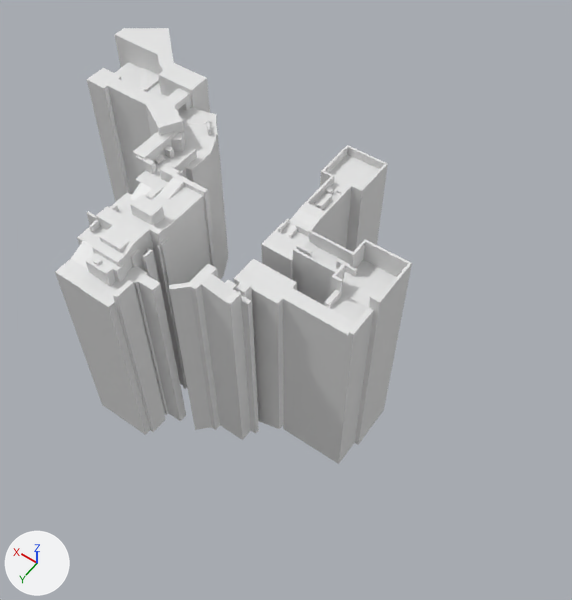
Before and after pictures for a commit that changed the Blender file levels/level1/level1.blend.
Before and after are seen from a camera (50 mm lens) standing at (-119.0, 216.0, 229.0) and looking at (-3.0, 53.0, -26.0). Arrows for +X, +Y and +Z are at lower left; the lights stay in place.

Objects in the first picture: 'CSGCombiner3D2.001-col.002', 'CSGCombiner3D2.003-col', 'CSGCombiner3D2.003-col.004', 'CSGCombiner3D2.007-col', 'CSGCombiner3D2.008-col', 'CSGCombiner3D2.009-col.005', 'CSGCombiner3D2.009-col.006', 'CSGCombiner3D2.009-col.007', 'CSGCombiner3D2.009-col.009', 'CSGCombiner3D2.012-col', 'CSGCombiner3D2.012-col.007', 'CSGCombiner3D2.012-col.009'.
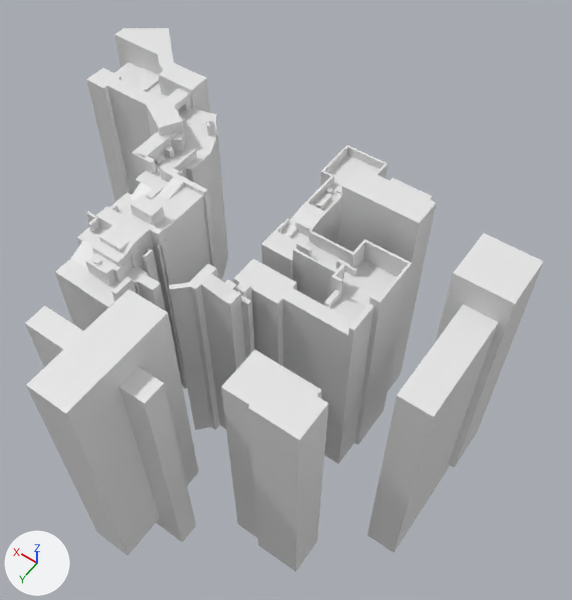
Boxes [x1, y1, x2, y2] around the edits, measured in the pictures (572 x 600 px):
```json
{"object": "Cube.006", "change": "added", "after": [26, 289, 199, 556]}
{"object": "Cube.002", "change": "added", "after": [367, 304, 498, 553]}
{"object": "Cube.004", "change": "added", "after": [248, 373, 329, 572]}
{"object": "Cube.003", "change": "added", "after": [435, 233, 544, 468]}
{"object": "Cube.007", "change": "added", "after": [25, 306, 196, 542]}
{"object": "Cube.001", "change": "added", "after": [338, 167, 436, 392]}
{"object": "Cube.005", "change": "added", "after": [221, 350, 322, 538]}
{"object": "Cube", "change": "added", "after": [390, 178, 432, 200]}
{"object": "CSGCombiner3D2.009-col.009", "change": "unchanged, covered by the edit", "before": [96, 257, 186, 434], "after": [96, 257, 166, 311]}
{"object": "CSGCombiner3D2.001-col.002", "change": "unchanged, covered by the edit", "before": [305, 145, 388, 252], "after": [305, 145, 388, 244]}
{"object": "CSGCombiner3D2.009-col.010", "change": "unchanged, covered by the edit", "before": [113, 280, 165, 432], "after": [112, 277, 135, 301]}
```

Edits to the scene script, one JSON object a line:
```json
{"op": "add", "block": "me_cube_007", "code": ["me_cube_007 = bpy.data.meshes.new('Cube.007')", "me_cube_007.from_pydata(...)  # a box spanning x -1.0..1.0, y -1.0..1.0, z -1.0..1.0"]}
{"op": "add", "block": "ob_cube_007", "code": ["ob_cube_007 = bpy.data.objects.new('Cube.007', me_cube_007)", "ob_cube_007.location = (10.4, 137.4, -29.6)", "ob_cube_007.scale = (25.5, 4.35, 54.7)"]}
{"op": "add", "block": "ob_cube_006", "code": ["ob_cube_006 = bpy.data.objects.new('Cube.006', me_cube_007.copy())", "ob_cube_006.location = (3.4, 138.9, -19.3)", "ob_cube_006.scale = (8.05, 21.6, 54.7)"]}
{"op": "add", "block": "ob_cube_005", "code": ["ob_cube_005 = bpy.data.objects.new('Cube.005', me_cube_007.copy())", "ob_cube_005.location = (-39.2, 111.3, -38.5)", "ob_cube_005.scale = (13.2, 8.76, 54.7)"]}
{"op": "add", "block": "ob_cube_004", "code": ["ob_cube_004 = bpy.data.objects.new('Cube.004', me_cube_007.copy())", "ob_cube_004.location = (-49.8, 117.0, -30.5)", "ob_cube_004.scale = (9.3, 7.57, 54.7)"]}
{"op": "add", "block": "ob_cube_003", "code": ["ob_cube_003 = bpy.data.objects.new('Cube.003', me_cube_007.copy())", "ob_cube_003.location = (-79.0, 42.2, -20.2)", "ob_cube_003.scale = (10.7, 10.7, 56.1)"]}
{"op": "add", "block": "ob_cube_002", "code": ["ob_cube_002 = bpy.data.objects.new('Cube.002', me_cube_007.copy())", "ob_cube_002.location = (-80.5, 67.5, -30.5)", "ob_cube_002.scale = (6.33, 27.9, 54.7)"]}
{"op": "add", "block": "ob_cube_001", "code": ["ob_cube_001 = bpy.data.objects.new('Cube.001', me_cube_007.copy())", "ob_cube_001.location = (-28.1, 23.0, -33.5)", "ob_cube_001.scale = (16.2, 6.3, 57.4)"]}
{"op": "add", "block": "ob_cube", "code": ["ob_cube = bpy.data.objects.new('Cube', me_cube_007.copy())", "ob_cube.location = (-30.2, 16.7, -40.2)", "ob_cube.scale = (8.66, 8.66, 57.4)"]}
```
